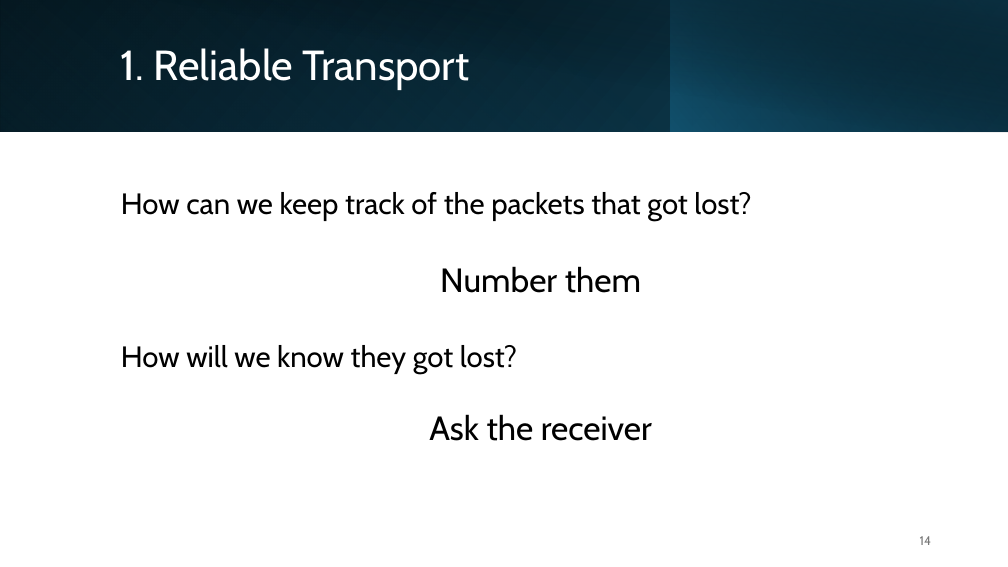
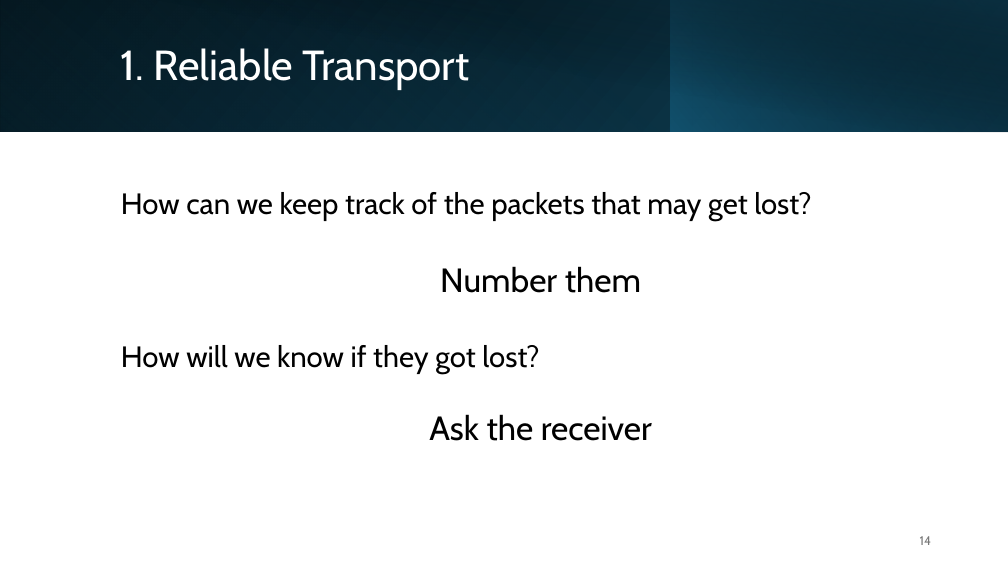
Before and after one commit to michaelgalle/ComputerNetworks, a slide deck: slide 14 of Introduction to Networks - TCP congestion - slides.pptx. Drawn at 1008x567 pixels with LibreOffice and Linux fonts; fonts in the diff are those of the drawing. Boxes give left, top, right and bottom in pixels: in the first picture for what was removed or moved away, otherwise in the second. Text is boxed around its words. In the diff, an @@ line names an element or a change of style, - is before the commit and + after.

```diff
--- a/Introduction to Networks - TCP congestion - slides.pptx
+++ b/Introduction to Networks - TCP congestion - slides.pptx
@@ text at (x1=121, y1=192, x2=811, y2=374): text changed @@
-How can we keep track of the packets that got lost?
-How will we know they got lost?
+How can we keep track of the packets that may get lost?
+How will we know if they got lost?
```
Also in this commit, not shown: 15 other slides changed, 1 slide added, 1 other file.
